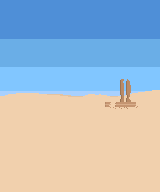
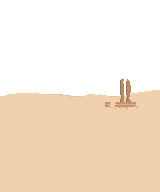
Layers edited between the first and the second 160x192 image:
painted on "Pasted Layer" over [0, 0, 160, 96]
